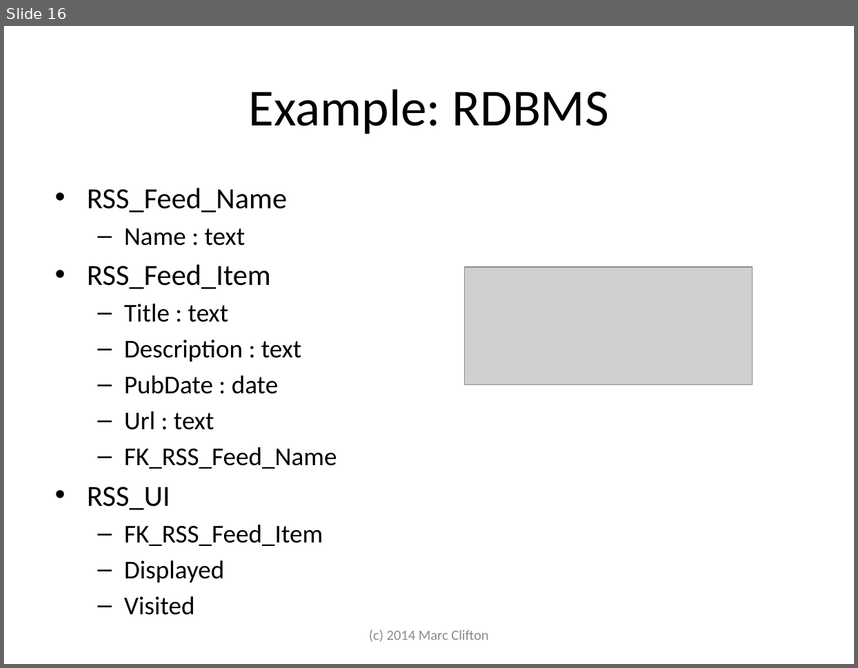
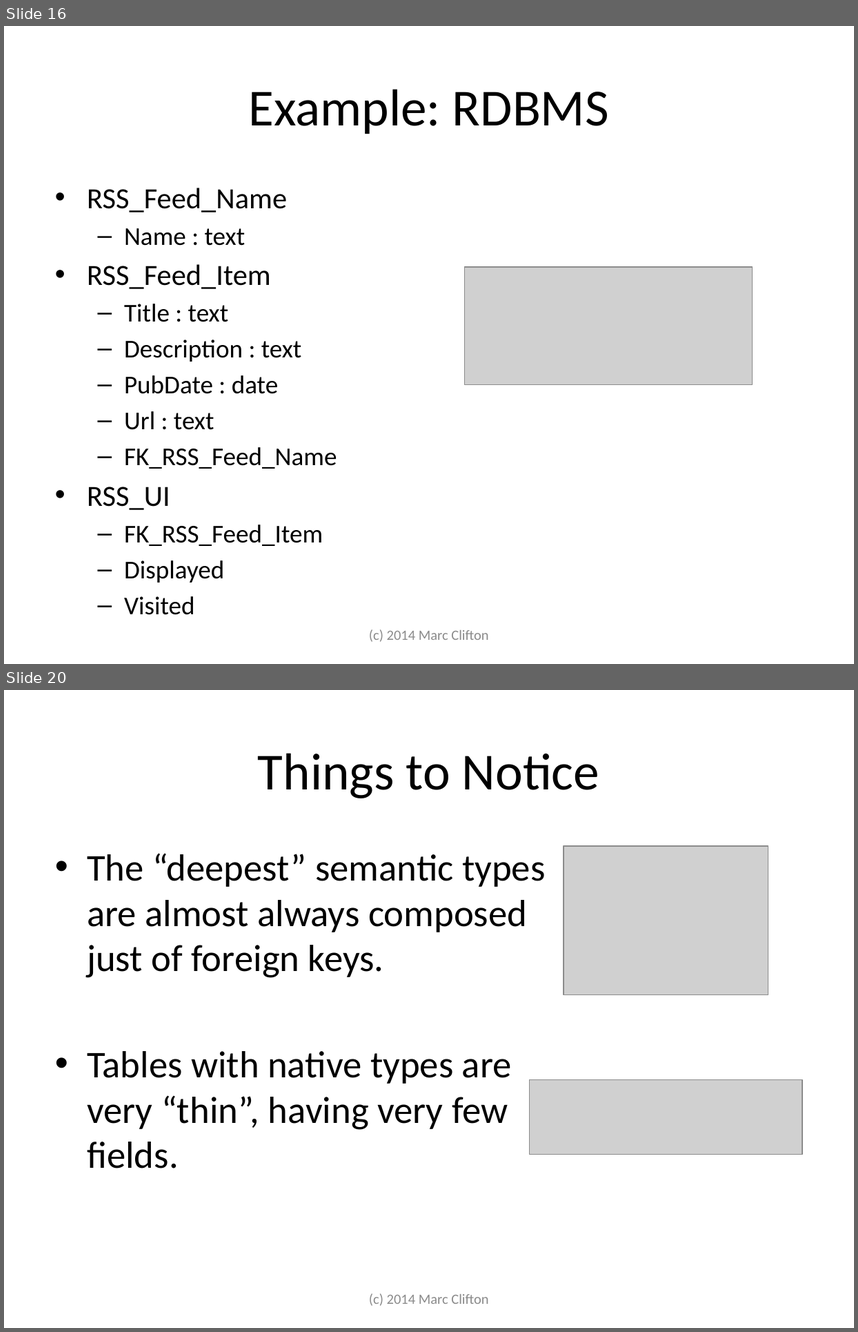
Before and after one commit to cliftonm/HOPE, a slide deck: Articles/semantic database slide show.pptx. Shown one above the other, each under a label of ours: slide 16 before the commit, slides 16 and 20 after it; the slides between them are not shown. The pictures are 858x668 and 858x1332 pixels, drawn with LibreOffice and Linux fonts; fonts in the diff are those of the drawing; grey boxes stand for pictures. Boxes give left, top, right and bottom in pixels: in the first picture for what was removed or moved away, otherwise in the second. Text is boxed around its words. In the diff, an @@ line names an element or a change of style, - is before the commit and + after.

```diff
--- a/Articles/semantic database slide show.pptx
+++ b/Articles/semantic database slide show.pptx
@@ slide 20 added at (x1=4, y1=690, x2=854, y2=1328), background #FFFFFF @@
@@ title added at (x1=258, y1=753, x2=599, y2=798), 44 pt, text #000000 @@
+Things to Notice
@@ text added at (x1=87, y1=853, x2=545, y2=1168), 32 pt, text #000000 @@
+• The “deepest” semantic types are almost always composed just of foreign keys.
+• Tables with native types are very “thin”, having very few fields.
@@ picture added at (x1=564, y1=845, x2=769, y2=994) @@
@@ picture added at (x1=529, y1=1079, x2=802, y2=1154) @@
@@ text added at (x1=369, y1=1293, x2=488, y2=1305), 12 pt, text #8C8C8C @@
+(c) 2014 Marc Clifton
```
Also in this commit, not shown: 2 slides changed, 2 other slides added, 5 other files.
